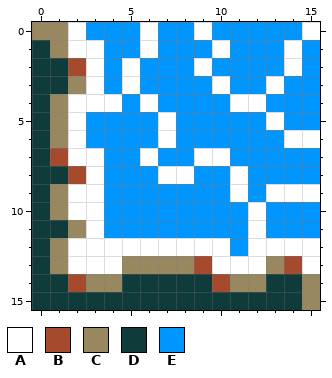
Pixel-art file, stored at ProjectMicro/Assets/Art/Tiles/Water_NE.aseprite. The first picture shows the starting point.
16x16 pixels, 1 frame.
Palette (. is transparent): A #ffffff  B #a64a2e  C #98875f  D #0f3b3a  E #0096ff
Pixels before, first column x 0:
 0 CCAEEEAEEAEEEEEA
 1 DCAAEEAEEEAEEEAE
 2 DDBAEAEEEAEEEEAE
 3 DDCAEAEEEEAEEAEE
 4 DCAAAEAEEEEAAEEE
 5 DCAEEEEAEEEEEAEE
 6 DCAEEEEAEEEEEEAA
 7 DBAAEEAEEAAEEEEE
 8 DDBAEEEAAEEAEEEE
 9 DCAAEEEEEEEAEAAA
10 DCAAEEEEEEEEAEEE
11 DDCAEEEEEEEEAEEE
12 DCAAAAAAAAAEAAAA
13 DCAAACCCCBAAACBA
14 DDBCCDDDDDBCCDDC
15 DDDDDDDDDDDDDDDC
After the commit:
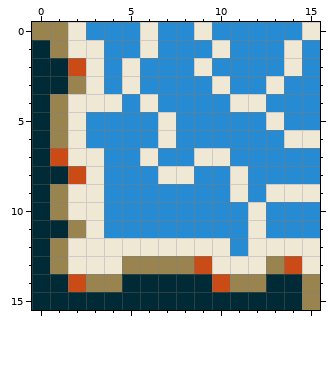
What changed:
colour A: #ffffff -> #eee8d5
colour B: #a64a2e -> #cb4b16
colour C: #98875f -> #99834f
colour D: #0f3b3a -> #002b36
colour E: #0096ff -> #268bd2
Boxes around the changes in both pictures, in picture pixels (x1, y1, x2, y2):
changed: (32, 22, 320, 310)
